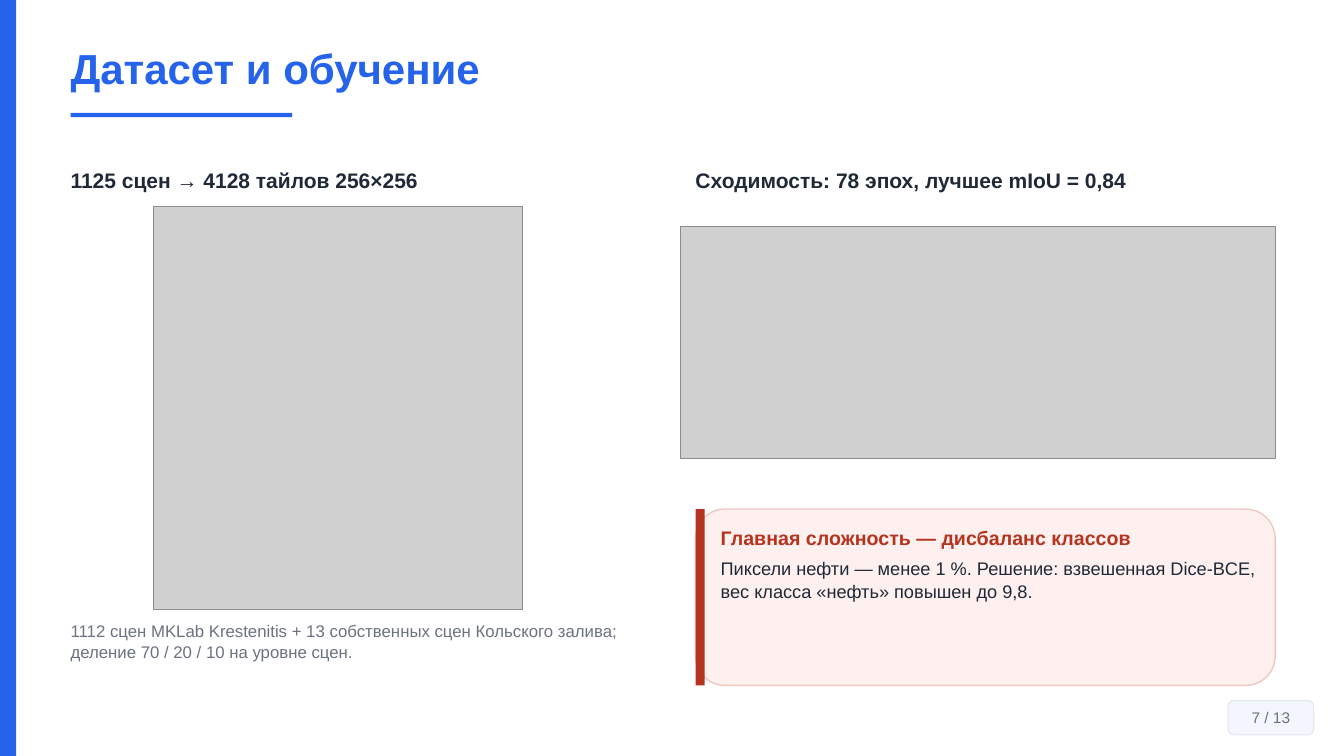
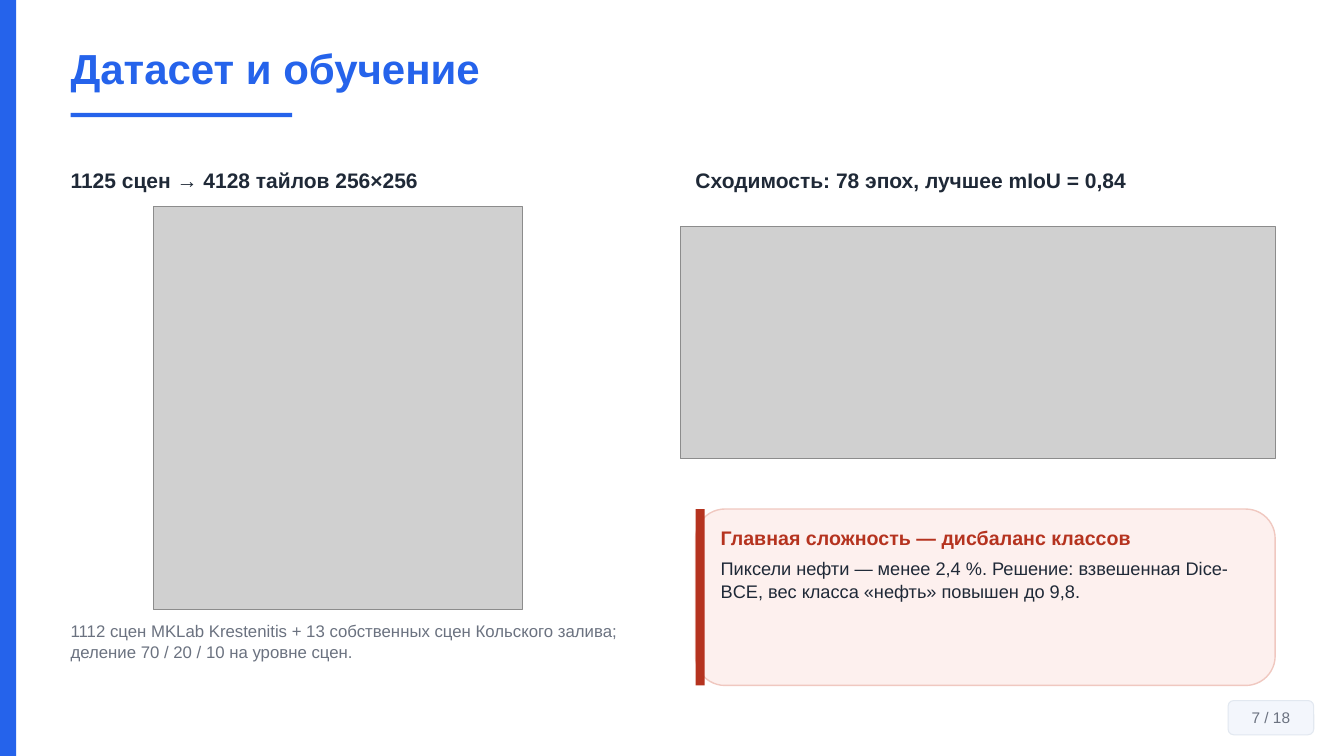
Before and after one commit to Confucius-hub/spbu_db_hw, a slide deck: slide 7 of thesis/vkr_final/Презентация_Финал_Байханов_2026.pptx. Drawn at 1344x756 pixels with LibreOffice and Linux fonts; fonts in the diff are those of the drawing; grey boxes stand for pictures. Boxes give left, top, right and bottom in pixels: in the first picture for what was removed or moved away, otherwise in the second. Text is boxed around its words. In the diff, an @@ line names an element or a change of style, - is before the commit and + after.

```diff
--- a/thesis/vkr_final/Презентация_Финал_Байханов_2026.pptx
+++ b/thesis/vkr_final/Презентация_Финал_Байханов_2026.pptx
@@ text at <box>721,561,1228,602</box>: text changed @@
-Пиксели нефти — менее 1 %. Решение: взвешенная Dice-BCE, вес класса «нефть» повышен до 9,8.
+Пиксели нефти — менее 2,4 %. Решение: взвешенная Dice-BCE, вес класса «нефть» повышен до 9,8.
@@ text in rounded rectangle at <box>1252,712,1290,723</box>: text changed @@
-7 / 13
+7 / 18
```
Also in this commit, not shown: 11 other slides changed, 5 slides added, 6 other files.
